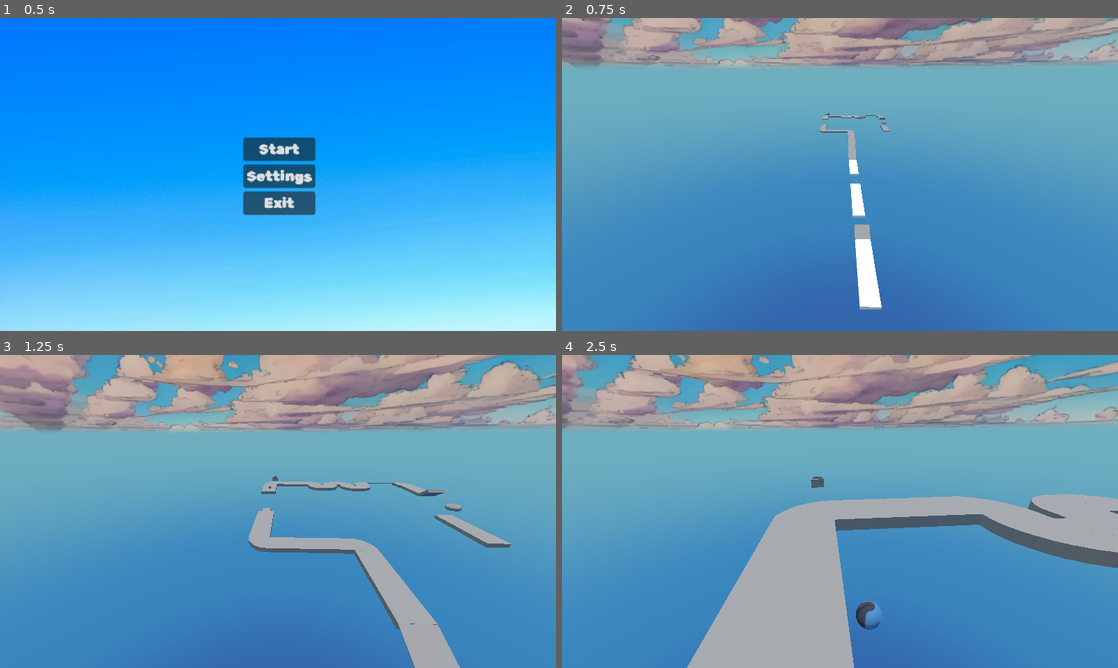
Above: before the commit, frames 1-4 (two rows, left to right).
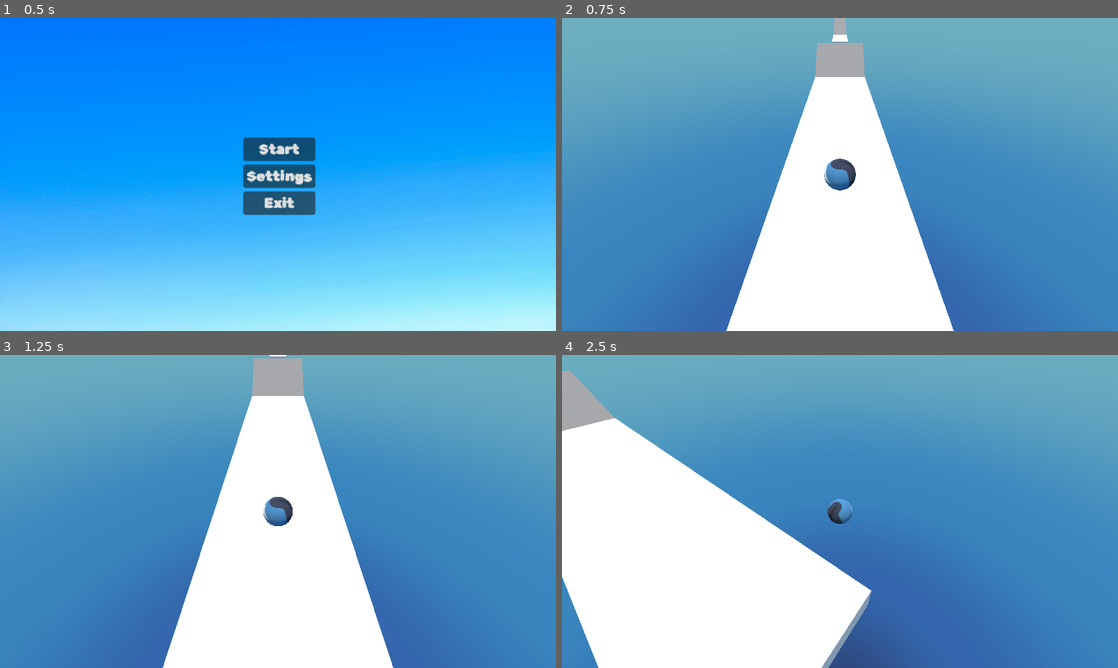
Above: after the commit, the same moments.

Repository: GmbTheGreat/ball-rolling-3d
Game: Godot game, scene res://scenes/mainMenu.tscn
Two runs of this game, one before a commit and one after it. Both use one fixed random seed, a clock stepped at 60 frames per second and the inputs below. The engine's default icon, where the game draws it, is replaced by a stand-in: a white triangle on a blue panel in a dark square.
Inputs:
- Up to frame 1 (0.5 s): no input
- Up to frame 2 (0.75 s): click "Start" at 0.5 s
- Up to frame 3 (1.25 s): no input
- Up to frame 4 (2.5 s): hold Right (ui_right) 1.28-2.03 s; hold Down (ui_down) from 2.03 s (still down)

Frame 1 is identical in both runs. In frame 2, 36% of the frame differs, in the area x 0-100%, y 0-100%; in frame 3, 70%; in frame 4, 81%.

Commit message:
camera path
this contains camera path follow code.

Diff:
--- a/scenes/Game.tscn
+++ b/scenes/Game.tscn
@@ -1,6 +1,7 @@
 [gd_scene format=3 uid="uid://u3tr08oa1u45"]
 
 [ext_resource type="Texture2D" uid="uid://c7os5qtl0e2fp" path="res://assets/hdri/sky_30_2k.png" id="1_ibkli"]
+[ext_resource type="Script" uid="uid://bb4u6tejidyux" path="res://scripts/game.gd" id="1_s0nni"]
 [ext_resource type="PackedScene" uid="uid://c3uddklw4auex" path="res://scenes/ball.tscn" id="2_qbsmt"]
 [ext_resource type="Script" uid="uid://cxaheovrhi5fl" path="res://scripts/camera_3d.gd" id="3_cpr0p"]
 [ext_resource type="Script" uid="uid://ct086s8dt707t" path="res://scripts/jump_pad.gd" id="4_78awf"]
@@ -46,7 +47,15 @@
 [sub_resource type="BoxShape3D" id="BoxShape3D_s0nni"]
 size = Vector3(2.5, 1, 2.5)
 
+[sub_resource type="Curve3D" id="Curve3D_78awf"]
+_data = {
+"points": PackedVector3Array(0, 0, 0, 0, 0, 0, 0, 0, 0, 0, 0, 0, 0, 0, 0, -0.07582635, 0, -15.547498, 0, 0, 0, 0, 0, 0, 0, 2, -21.249, 0, 0, 0, 0, 0, 0, -0.069, -3, -34.49, 0, 0, 0, 0, 0, 0, 0, -3, -93, 0, 0, 0, 0, 0, 0, -0.009033203, 4.681784, -114.730865, 0, 0, 0, 0, 0, 0, 0, 4.682, -134.587, 0, 0, 0, 0, 0, 0, -23.081486, 4.682007, -135.21875, 0, 0, 0, 0, 0, 0, -23.471163, 4.682007, -156.78825, 0, 0, 0, 0, 0, 0, -23.464952, 4.682007, -165.98836, 0, 0, 0, 0, 0, 0, -23.073458, 4.682007, -178.19002, 0, 0, 0, 0, 0, 0, -6.4348316, 4.682007, -178.12477, 0, 0, 0, 0, 0, 0, 14.275884, 4.682007, -177.74582, 0, 0, 0, 0, 0, 0, 30.26202, 4.682007, -177.35432, 0, 0, 0, 0, 0, 0, 30.392513, 4.682007, -159.99796),
+"tilts": PackedFloat32Array(0, 0, 0, 0, 0, 0, 0, 0, 0, 0, 0, 0, 0, 0, 0)
+}
+point_count = 15
+
 [node name="Game" type="Node3D" unique_id=1413653819]
+script = ExtResource("1_s0nni")
 
 [node name="WorldEnvironment" type="WorldEnvironment" parent="." unique_id=2012353524]
 environment = SubResource("Environment_78awf")
@@ -55,18 +64,10 @@
 transform = Transform3D(1, 0, 0, 0, -4.371139e-08, 1, 0, -1, -4.371139e-08, 0, 172.12152, 0)
 
 [node name="Ball" parent="." unique_id=1403333367 node_paths=PackedStringArray("camera") instance=ExtResource("2_qbsmt")]
-transform = Transform3D(-4.371139e-08, 0, 1, 0, 1, 0, -1, 0, -4.371139e-08, -23.09274, 11.477478, -167.44986)
+transform = Transform3D(-4.371139e-08, 0, 1, 0, 1, 0, -1, 0, -4.371139e-08, 0, 2, 0)
 mass = 1.5
 physics_material_override = SubResource("PhysicsMaterial_cpr0p")
-camera = NodePath("../Camera3D")
-
-[node name="Camera3D" type="Camera3D" parent="." unique_id=712928646 node_paths=PackedStringArray("target")]
-transform = Transform3D(1, 0, 0, 0, 0.8660254, 0.5, 0, -0.5, 0.8660254, 0, 62.115974, 112.58028)
-current = true
-script = ExtResource("3_cpr0p")
-target = NodePath("../Ball")
-follow_speed = 2.0
-rotation_smooth = 1.0
+camera = NodePath("../Path3D/PathFollow3D/Camera3D")
 
 [node name="CSG 1" type="CSGBox3D" parent="." unique_id=605893555]
 transform = Transform3D(-4.371139e-08, 0, -1, 0, 1, 0, 1, 0, -4.371139e-08, -1.997474e-06, 0, -6.404812)
@@ -836,4 +837,16 @@
 inner_radius = 0.53
 outer_radius = 2.0
 
+[node name="Path3D" type="Path3D" parent="." unique_id=827834557]
+curve = SubResource("Curve3D_78awf")
+
+[node name="PathFollow3D" type="PathFollow3D" parent="Path3D" unique_id=1030945362]
+transform = Transform3D(0.9999603, 0, 0.0048768907, 0, 0.9999974, 0, -0.004876884, 0, 0.9999617, 0, 0, 0)
+
+[node name="Camera3D" type="Camera3D" parent="Path3D/PathFollow3D" unique_id=712928646 node_paths=PackedStringArray("target")]
+transform = Transform3D(1.0000278, 2.3283064e-10, 0, 0, 0.86603284, 0.49999243, 4.656613e-10, -0.50000435, 0.86605346, -0.024385778, 6.0000157, 5.0000725)
+current = true
+script = ExtResource("3_cpr0p")
+target = NodePath("../../../Ball")
+
 [connection signal="area_entered" from="JumpPad" to="JumpPad" method="_on_area_entered"]
--- a/scenes/debug.tscn
+++ b/scenes/debug.tscn
@@ -17,7 +17,7 @@
 
 [sub_resource type="Curve3D" id="Curve3D_4pmxj"]
 _data = {
-"points": PackedVector3Array(0, 0, 0, 0, 0, 0, 0, 0, 0, 0, 0, 0, 0, 0, 0, -0.057478033, 0.00014448166, -4.7177286, 0, 0, 0, 0, 0, 0, -0.7989251, 0.00081539154, -8.599167, 0, 0, 0, 0, 0, 0, 0.81862915, -0.00041913986, -11.139706, 0, 0, 0, 0, 0, 0, -0.13710177, 0.00044 …(77 unchanged characters)…
+"points": PackedVector3Array(0, 0, 0, 0, 0, 0, 0, 0, 0, 0, 0, 0, 0, 0, 0, -0.057478033, 0.00014448166, -4.7177286, -0.29348105, 0.13261127, 1.5374031, 0.29348105, -0.13261127, -1.5374031, -0.7989251, 0.00081539154, -8.599167, -0.21297538, 6.914139e-05, 1.288538, 0.21297538, -6.914139e-05, -1.288538, 1.0090482, -0.00036621094, -12.180119, 0, 0, 0, 0, 0, 0, -0.13710177, 0.00044 …(77 unchanged characters)…
 "tilts": PackedFloat32Array(0, 0, 0, 0, 0, 0)
 }
 point_count = 6
@@ -48,7 +48,7 @@
 curve = SubResource("Curve3D_4pmxj")
 
 [node name="PathFollow3D" type="PathFollow3D" parent="Path3D" unique_id=1186312118]
-transform = Transform3D(0.99992543, 3.7306484e-07, 0.012182505, 0, 1, -3.0622978e-05, -0.012182505, 3.0620715e-05, 0.99992543, 0, 0, 0)
+transform = Transform3D(0.999913, 3.7305844e-07, 0.012182357, 0, 0.99998283, -3.0622607e-05, -0.012182353, 3.062019e-05, 0.9999133, 0, 0, 0)
 
 [node name="Camera3D" type="Camera3D" parent="Path3D/PathFollow3D" unique_id=1318302749]
 transform = Transform3D(1, 0, 0, 0, 1, 0, 0, 0, 1, 0, 2.2127738, 0)
--- a/scripts/camera_3d.gd
+++ b/scripts/camera_3d.gd
@@ -4,7 +4,7 @@
 @export var distance := 1.1
 @export var height := 5.0
 @export var follow_speed := 6.0
-@export var rotation_smooth := 8.0
+@export var rotation_smooth := 1.0
 
 var current_direction := Vector3.FORWARD
 var current_rotation
@@ -30,43 +30,3 @@
 
 	# Instantly look at player
 	look_at(target.global_position)
-
-func _physics_process(delta):
-	if target == null:
-		return
-
-	# Use input direction
-	var target_dir = target.move_direction
-
-	if target_dir.length() < 0.1:
-		target_dir = current_direction
-
-	# Smooth direction (for position)
-	current_direction = current_direction.lerp(target_dir, rotation_smooth * delta).normalized()
-
-	# Desired position
-	var desired_position = target.global_position \
-		- current_direction * distance \
-		+ Vector3.UP * height
-
-	# Smooth position
-	global_position = global_position.lerp(desired_position, follow_speed * delta)
-
-	var look_ahead_distance := 2.0
-
-	# Use movement direction
-	var forward = current_direction
-
-	# If stopped, keep last direction (prevents snapping)
-	if forward.length() < 0.1:
-		forward = current_direction
-
-	# Look ahead instead of directly at ball
-	var look_target = target.global_position + forward * look_ahead_distance
-
-	# Slight vertical offset (prevents downward camera angle)
-	look_target.y += 1.5
-
-	# Smooth rotation
-	var target_transform = global_transform.looking_at(look_target, Vector3.UP)
-	global_transform = global_transform.interpolate_with(target_transform, rotation_smooth * delta)
--- /dev/null
+++ b/scripts/game.gd
@@ -0,0 +1,33 @@
+extends Node3D
+
+@onready var path3D := $Path3D
+@onready var path_follow := $Path3D/PathFollow3D
+@onready var camera := $Path3D/PathFollow3D/Camera3D
+
+@onready var player := $Ball
+
+var path_curve : Curve3D
+var follow_speed:float = 5.0
+
+@export var camera_distance_behind :float = 3.0
+
+# Called when the node enters the scene tree for the first time.
+func _ready() -> void:
+	path_curve = path3D.curve
+
+# Called every frame. 'delta' is the elapsed time since the previous frame.
+func _process(delta: float) -> void:
+	var closest_offset = path_curve.get_closest_offset(player.global_position)
+	var camera_offset = closest_offset - camera_distance_behind
+	camera_offset = max(0.0,camera_offset)
+
+	var curve_length = path_curve.get_baked_length()
+	var target_ratio = camera_offset / curve_length if curve_length > 0 else 0.0
+
+	path_follow.progress_ratio = lerp(
+		path_follow.progress_ratio,
+		target_ratio,
+		follow_speed * delta
+	)
+
+	camera.look_at(player.global_position, Vector3.UP)
Not shown, added: scripts/game.gd.uid
